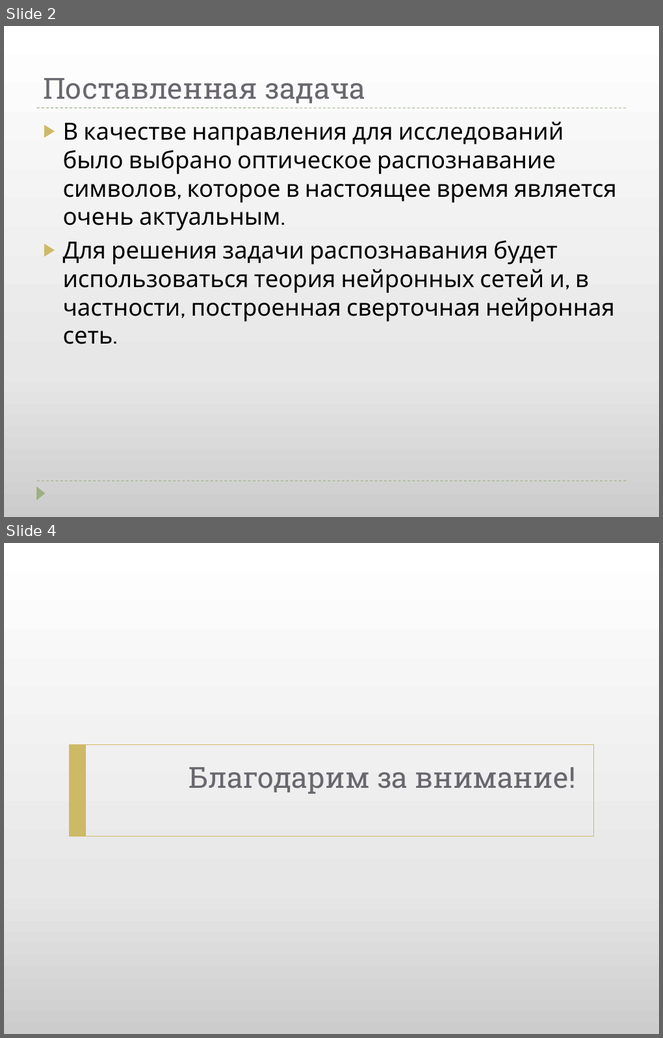
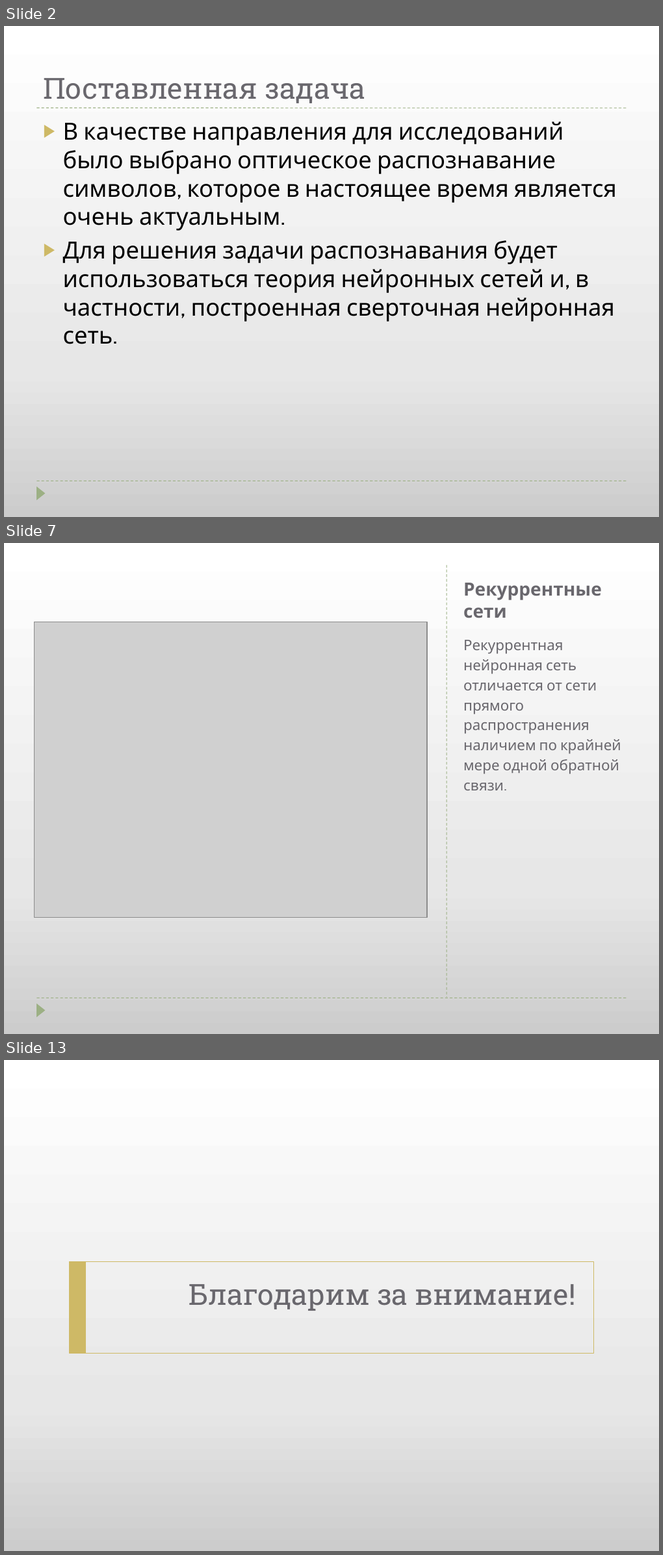
Before and after one commit to igor-kalashnikov/nebulous, a slide deck: Documentation/Project Presentation.pptx. Shown one above the other, each under a label of ours: slides 2 and 4 before the commit, slides 2, 7 and 13 after it; the slides between them are not shown. The pictures are 663x1038 and 663x1555 pixels, drawn with LibreOffice and Linux fonts; fonts in the diff are those of the drawing; grey boxes stand for pictures. Boxes give left, top, right and bottom in pixels: in the first picture for what was removed or moved away, otherwise in the second. Text is boxed around its words. In the diff, an @@ line names an element or a change of style, - is before the commit and + after.

```diff
--- a/Documentation/Project Presentation.pptx
+++ b/Documentation/Project Presentation.pptx
@@ slide 7 added at box(4, 543, 659, 1034), background gradient #CCCCCC to #E7E7E7 to #FFFFFF; not listed: 2 template elements that a slide beside it also shows @@
@@ line added from (447, 565) to (447, 998), #9CB084 0.75 pt dashed @@
@@ title added at box(464, 583, 602, 618), 20 pt, text #69676D, bold @@
+Рекуррентные сети
@@ picture added at box(34, 622, 427, 917) @@
@@ text added at box(464, 640, 622, 791), 16 pt, text #69676D @@
+Рекуррентная нейронная сеть отличается от сети прямого распространения наличием по крайней мере одной обратной связи.
@@ what was slide 4 is now slide 13 @@
```
Also in this commit, not shown: 1 slide changed, 8 other slides added, 2 other files.
